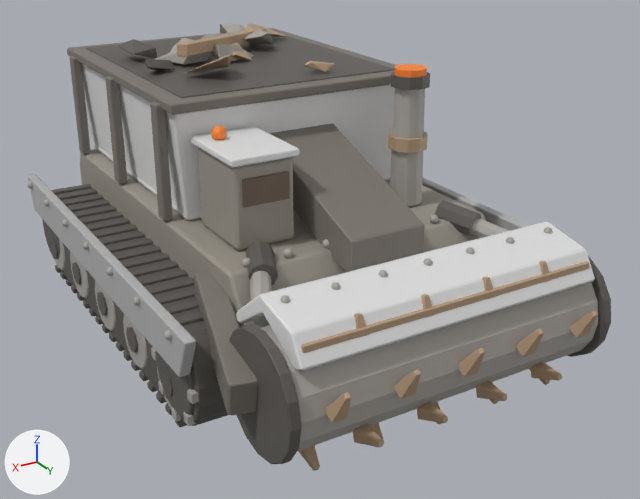
Renders of the glTF model game/models/crucible_salvager.glb from each side of a commit.
Both versions are drawn from a camera (50 mm lens) standing at (1.69, 3.16, 1.79) and looking at (-0.04, 0.28, 0.35). Arrows for +X, +Y and +Z are at lower left; the lights stay in place. The picture after the commit comes second. Vertices at exactly the same position are counted once.

Objects in the first picture: 'Body'.
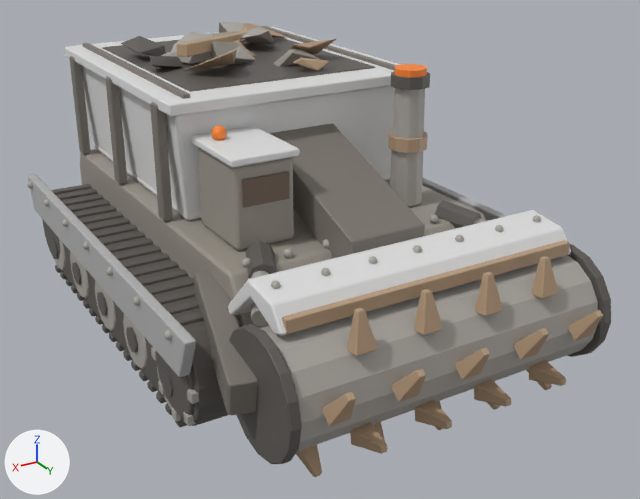
The change, as a list of edits to the scene's bpy script:
```text
Change me_body:
    used by ob_body; location = (0.0, 0.0, 0.0)
    remove me_body.from_pydata(...)  # 6233 vertices, 11542 faces; spans x -0.83..0.83, y -1.06..1.34, z -0.01..1.14
    add me_body.from_pydata(...)  # 6392 vertices, 11828 faces; spans x -0.83..0.83, y -1.06..1.36, z -0.01..1.14
    me_body part 1: the loose piece of 24 vertices spanning x -0.48..0.48, y -0.98..0.16, z 1.0..1.02 is copied, and the copy is scaled about its middle by (0.0259, 1.05, 1), then moved by (-0.47, 0.0, 0.01); it spans x -0.48..-0.46, y -1.01..0.19, z 1.02..1.04
    me_body part 2: the loose piece of 24 vertices spanning x -0.48..0.48, y -0.98..0.16, z 1.0..1.02 is copied, and the copy is scaled about its middle by (0.0259, 1.05, 1), then moved by (0.47, 0.0, 0.01); it spans x 0.46..0.48, y -1.01..0.19, z 1.02..1.04
    me_body part 3: the loose piece of 20 vertices spanning x -0.24..-0.12, y -0.85..-0.67, z 1.02..1.11 is scaled about its middle by (1.14, 1.15, 1.15), then moved by (0.01, 0.03, 0.01)
    me_body part 4: the loose piece of 16 vertices spanning x -0.22..-0.1, y 0.0..0.1, z 1.03..1.08 is scaled about its middle by 1.16, then moved by (0.02, -0.04, 0.0)
    me_body part 5: the loose piece of 15 vertices spanning x -0.09..0.12, y -0.41..-0.26, z 1.03..1.11 is copied, and the copy is scaled about its middle by (1.14, 1.15, 1.15), then moved by (0.0, 0.0, 0.01); it spans x -0.1..0.14, y -0.42..-0.26, z 1.03..1.12
    me_body part 6: a new loose piece of 22 vertices spanning x -0.24..-0.07, y -0.2..-0.05, z 1.02..1.09, in mat_defaultmaterial
    me_body part 7: a new loose piece of 20 vertices spanning x -0.02..0.12, y -0.35..-0.17, z 1.02..1.09, in mat_defaultmaterial
    me_body part 8: a new loose piece of 17 vertices spanning x -0.36..-0.15, y -0.28..-0.1, z 1.03..1.12, in mat_defaultmaterial
    me_body part 9: a new loose piece of 16 vertices spanning x -0.04..0.14, y -0.78..-0.56, z 1.02..1.1, in mat_defaultmaterial
    me_body part 10: 944 vertices moved from x -0.6..0.6, y 0.78..1.34, z 0.02..0.61 to x -0.6..0.6, y 0.74..1.36, z 0.0..0.63; 168 vertices removed from x -0.53..0.53, y 0.8..1.34, z 0.02..0.56; 168 vertices added at x -0.54..0.54, y 0.78..1.36, z 0.0..0.58
    me_body part 11: 89 vertices moved from x -0.55..0.55, y -1.05..0.23, z 0.98..1.11 to x -0.56..0.56, y -1.06..0.24, z 0.98..1.13; 149 vertices removed from x -0.43..0.45, y -0.83..0.01, z 1.02..1.12; 115 vertices added at x -0.41..0.43, y -0.82..-0.01, z 1.02..1.13
    me_body part 12: 49 kept faces spanning x -0.56..0.56, y -1.06..0.24, z 0.98..1.13 get new vertex colours; the middle colour goes from grey #7c766f to light grey #e1e1e1
    other edits to the shape of me_body do not show in these pictures
```

Pixel boxes (x1, y1, x2, y2) of what changed, in the pictures (640 x 499 px; the box of a moved part takes in the faces that stretch with it):
'Body', reshaped: before (27, 23, 611, 471); after (27, 22, 611, 477)
part 1 of me_body, added: after (262, 26, 397, 71)
part 2 of me_body, added: after (82, 43, 190, 99)
part 3 of me_body, moved or reshaped: before (220, 24, 246, 33); after (219, 22, 246, 33)
part 4 of me_body, moved or reshaped: before (304, 61, 335, 72); after (293, 58, 329, 71)
part 5 of me_body, added: after (211, 42, 256, 58)
part 6 of me_body, added: after (274, 48, 320, 66)
part 7 of me_body, added: after (234, 46, 254, 64)
part 8 of me_body, added: after (290, 39, 336, 55)
part 9 of me_body, added: after (173, 32, 213, 47)
part 10 of me_body, moved or reshaped: before (236, 222, 598, 471); after (228, 210, 603, 477)
part 11 of me_body, moved or reshaped: before (86, 24, 395, 98); after (103, 23, 376, 92)
part 12 of me_body, recoloured: (67, 28, 395, 115) in both
